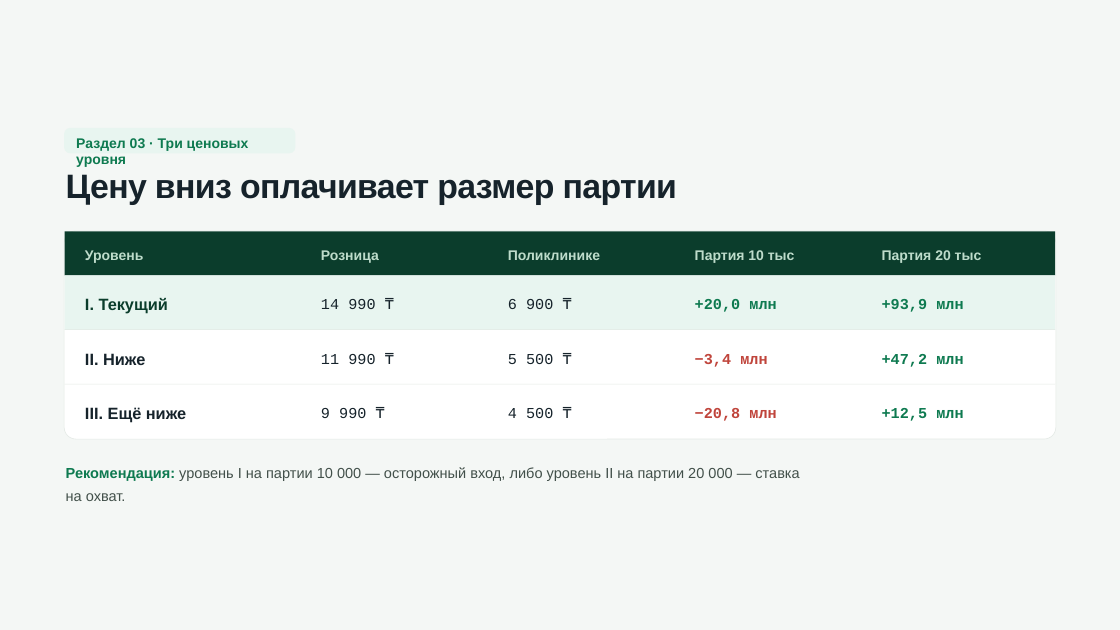
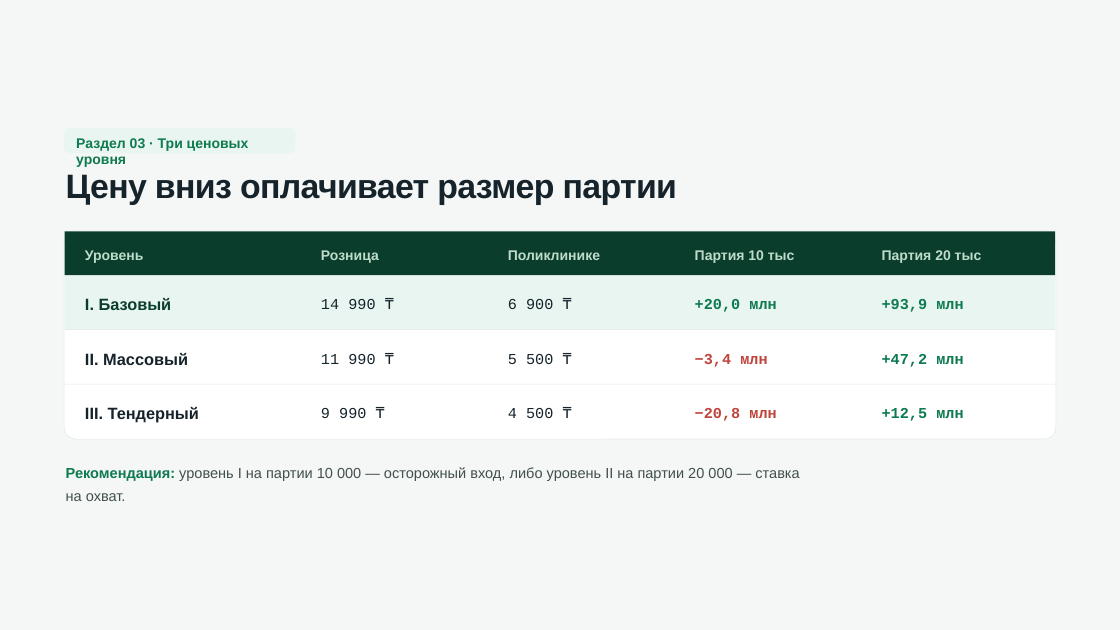
Before and after one commit to Beibute/damumed-band, a slide deck: slide 7 of files/damumed-band-prezentaciya.pptx. Drawn at 1120x630 pixels with LibreOffice and Linux fonts; fonts in the diff are those of the drawing. Boxes give left, top, right and bottom in pixels: in the first picture for what was removed or moved away, otherwise in the second. Text is boxed around its words. In the diff, an @@ line names an element or a change of style, - is before the commit and + after.

Commit message:
Уровни цен: Базовый / Массовый / Тендерный

```diff
--- a/files/damumed-band-prezentaciya.pptx
+++ b/files/damumed-band-prezentaciya.pptx
@@ text at [85,298,172,310]: text changed @@
-I. Текущий
+I. Базовый
@@ text at [85,353,188,365]: text changed @@
-II. Ниже
+II. Массовый
@@ text at [85,407,199,423]: text changed @@
-III. Ещё ниже
+III. Тендерный
```
Also in this commit, not shown: 2 other files.
